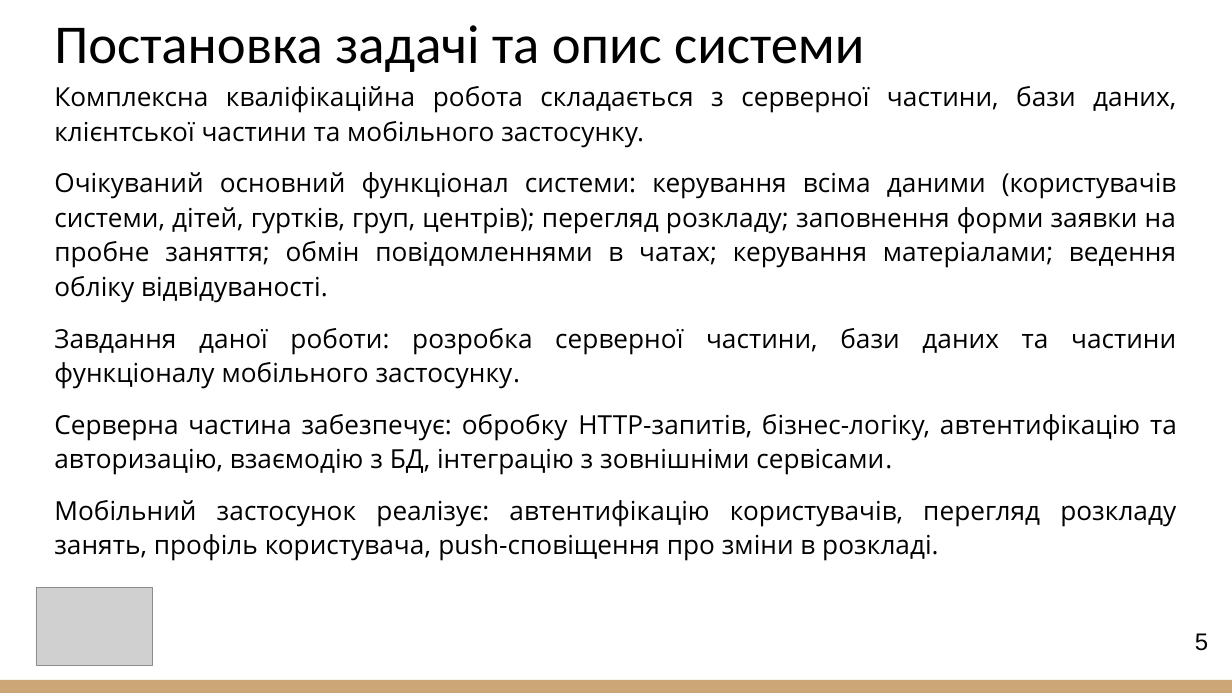
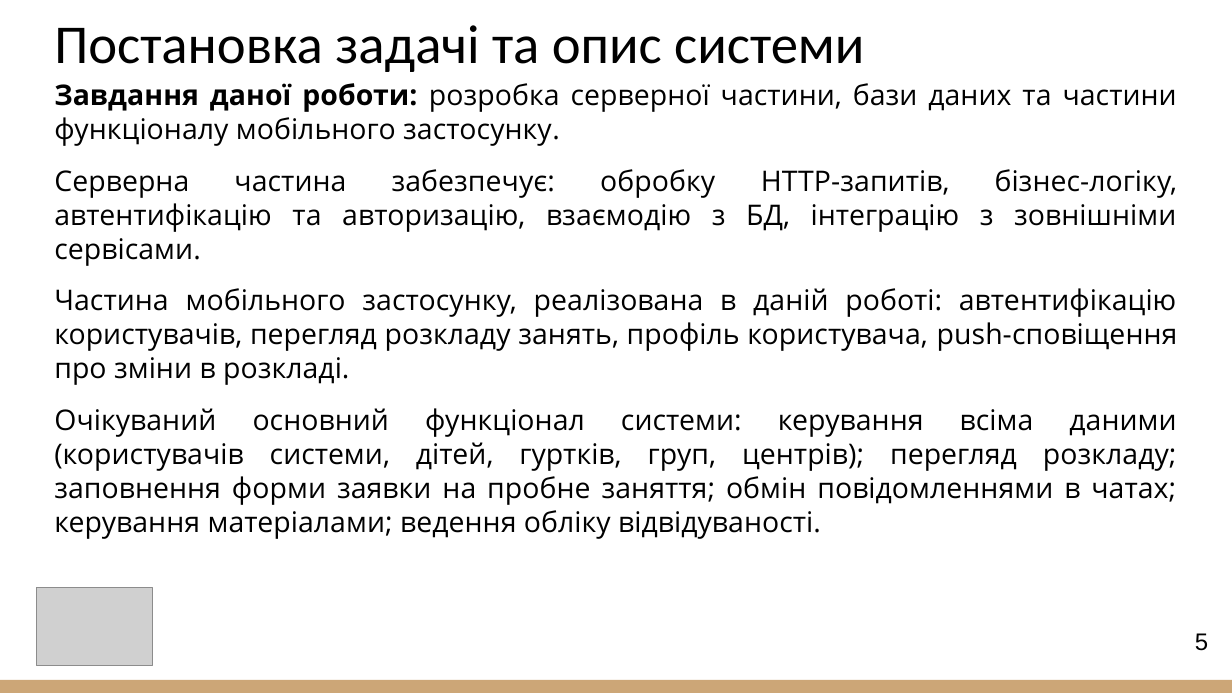
Before and after one commit to ZozuliaOlena/2026_B_PI_PZPI-22-1_Zozulia_O_Y, a slide deck: slide 5 of 2026_Б_ПІ_ПЗПІ-22-1_Зозуля_О_Ю.pptx. Drawn at 1232x693 pixels with LibreOffice and Linux fonts; fonts in the diff are those of the drawing; grey boxes stand for pictures. Boxes give left, top, right and bottom in pixels: in the first picture for what was removed or moved away, otherwise in the second. Text is boxed around its words. In the diff, an @@ line names an element or a change of style, - is before the commit and + after.

```diff
--- a/2026_Б_ПІ_ПЗПІ-22-1_Зозуля_О_Ю.pptx
+++ b/2026_Б_ПІ_ПЗПІ-22-1_Зозуля_О_Ю.pptx
@@ text at [54, 86, 1176, 303]: paragraphs removed @@
-Комплексна кваліфікаційна робота складається з серверної частини, бази даних, клієнтської частини та мобільного застосунку.
-Очікуваний основний функціонал системи: керування всіма даними (користувачів системи, дітей, гуртків, груп, центрів); перегляд розкладу; заповнення форми заявки на пробне заняття; обмін повідомленнями в чатах; керування матеріалами; ведення обліку відвідуваності.
@@ text at [54, 83, 1178, 266]: size 15.3 to 16.6 pt in "Завдання даної роботи: розробка серверної частини, бази ...", "Серверна частина забезпечує: обробку HTTP-запитів, бізнес-ло ..."; bold on in "Завдання даної роботи:"; line spacing 1.1 to 1 @@
@@ text at [54, 288, 1178, 539]: text changed; size 15.3 to 16.6 pt @@
-Мобільний застосунок реалізує: автентифікацію користувачів, перегляд розкладу занять, профіль користувача, push-сповіщення про зміни в розкладі.
+Частина мобільного застосунку, реалізована в даній роботі: автентифікацію користувачів, перегляд розкладу занять, профіль користувача, push-сповіщення про зміни в розкладі.
+Очікуваний основний функціонал системи: керування всіма даними (користувачів системи, дітей, гуртків, груп, центрів); перегляд розкладу; заповнення форми заявки на пробне заняття; обмін повідомленнями в чатах; керування матеріалами; ведення обліку відвідуваності.
```
Also in this commit, not shown: 3 other slides changed.
